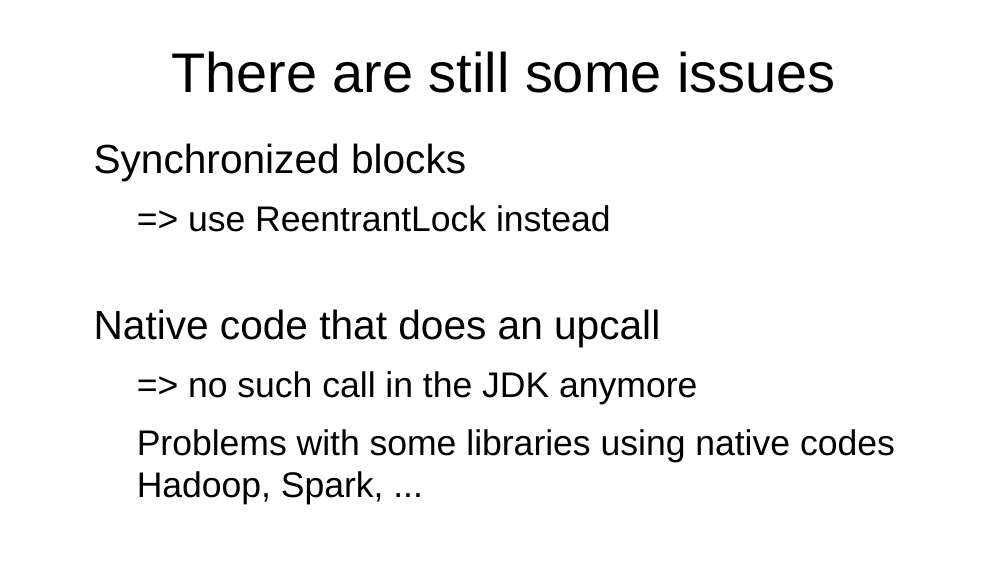
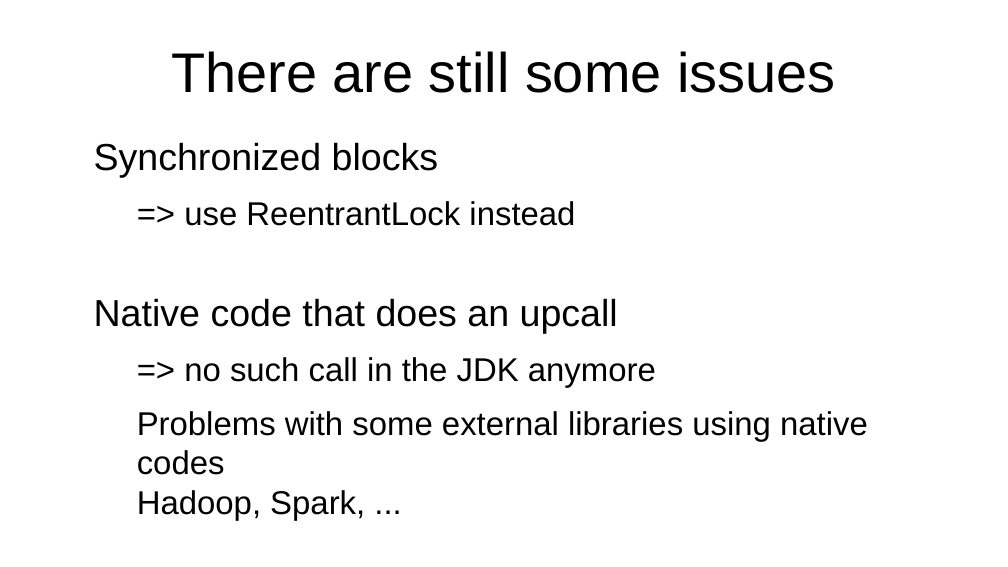
Before and after one commit to forax/loom-fiber, a slide deck: slide 34 of loom is looming.odp. Drawn at 1008x567 pixels with LibreOffice and Linux fonts; fonts in the diff are those of the drawing. Boxes give left, top, right and bottom in pixels: in the first picture for what was removed or moved away, otherwise in the second. Text is boxed around its words. In the diff, an @@ line names an element or a change of style, - is before the commit and + after.

```diff
--- a/loom is looming.odp
+++ b/loom is looming.odp
@@ text at (x1=94, y1=142, x2=656, y2=388): size 32 to 29.6 pt in "Synchronized blocks", "Native code that does an upcall"; size 28 to 25.9 pt in "=> use ReentrantLock instead", "=> no such call in the JDK ..." @@
@@ text at (x1=137, y1=411, x2=868, y2=475): text changed; size 28 to 25.9 pt @@
-  Problems with some libraries using native codes
-  Hadoop, Spark, ...
+  Problems with some external libraries using native codes
+  Hadoop, Spark, ...
```
Also in this commit, not shown: 12 other slides changed, 1 other file.
